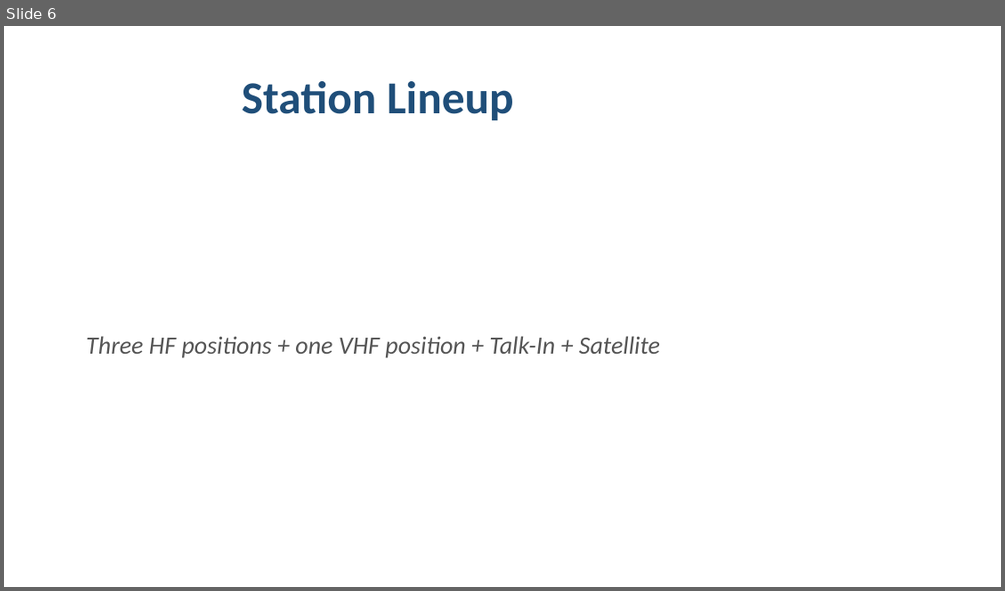
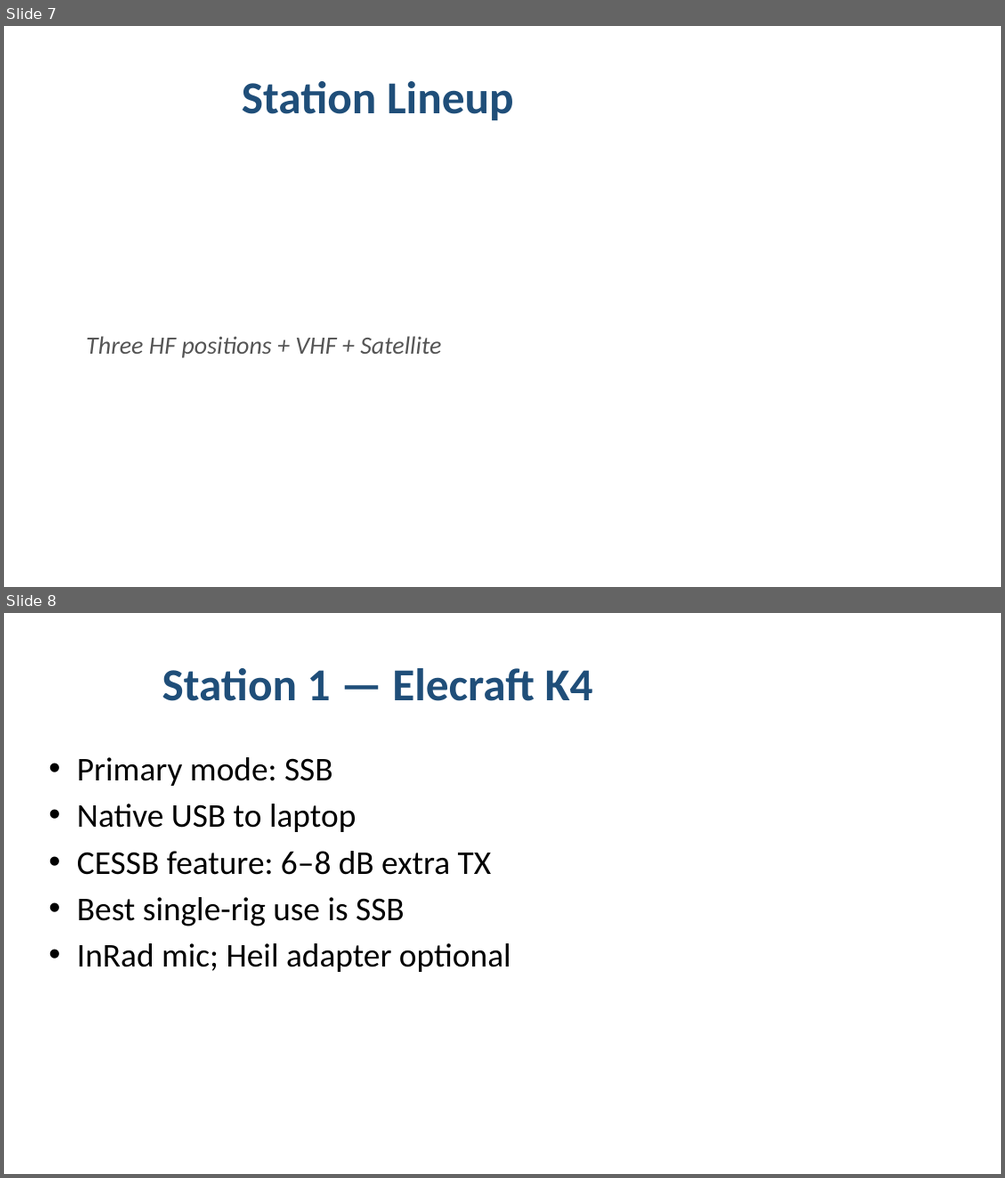
Before and after one commit to ny4i/pinellas-field-day, a slide deck: site-setup/2026-field-day-presentation.pptx. Shown one above the other, each under a label of ours: slide 6 before the commit, slides 7 and 8 after it. The pictures are 1005x591 and 1005x1178 pixels, drawn with LibreOffice and Linux fonts; fonts in the diff are those of the drawing. Boxes give left, top, right and bottom in pixels: in the first picture for what was removed or moved away, otherwise in the second. Text is boxed around its words. In the diff, an @@ line names an element or a change of style, - is before the commit and + after.

```diff
--- a/site-setup/2026-field-day-presentation.pptx
+++ b/site-setup/2026-field-day-presentation.pptx
@@ slide 8 added at box(4, 613, 1001, 1174), background #FFFFFF @@
@@ title added at box(162, 668, 593, 701), 44 pt, text #1F4E79, bold @@
+Station 1 — Elecraft K4
@@ text added at box(77, 757, 511, 972), 32 pt, text #000000 @@
+• Primary mode: SSB
+• Native USB to laptop
+• CESSB feature: 6–8 dB extra TX
+• Best single-rig use is SSB
+• InRad mic; Heil adapter optional
@@ what was slide 6 is now slide 7 @@
@@ slide 7 changed as well @@
@@ text at box(86, 336, 441, 358): text changed @@
-Three HF positions + one VHF position + Talk-In + Satellite
+Three HF positions + VHF + Satellite
```
Also in this commit, not shown: 14 other slides changed, 7 other slides added, 1 other file.
